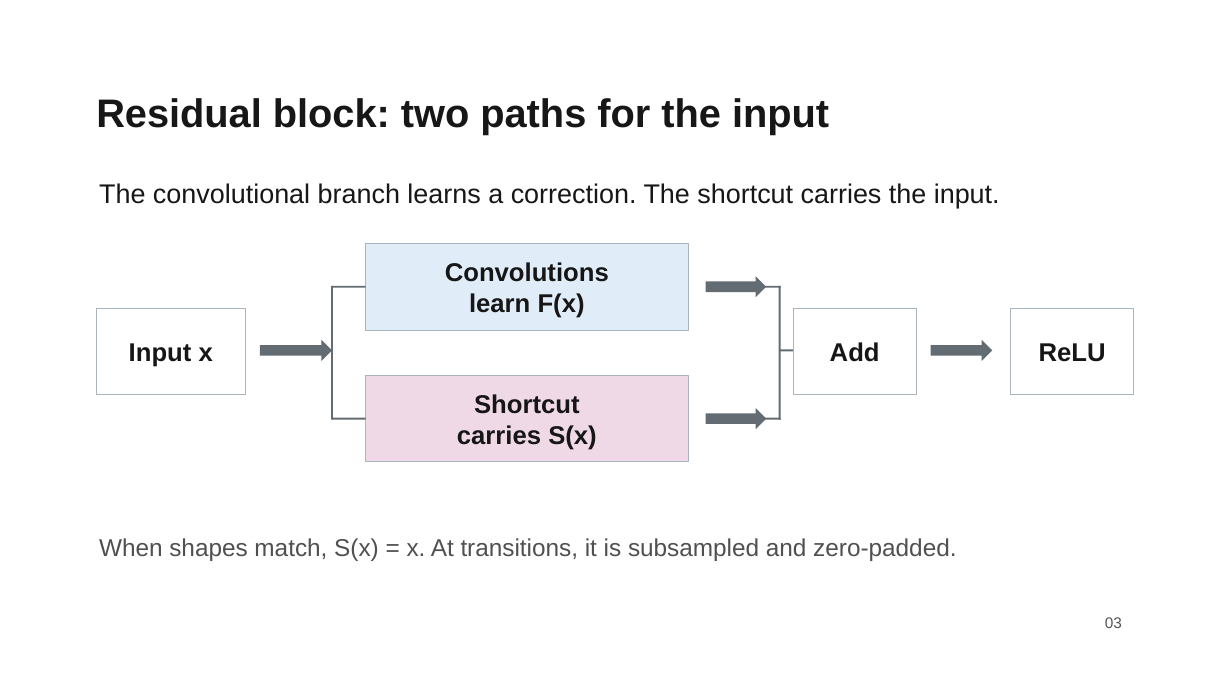
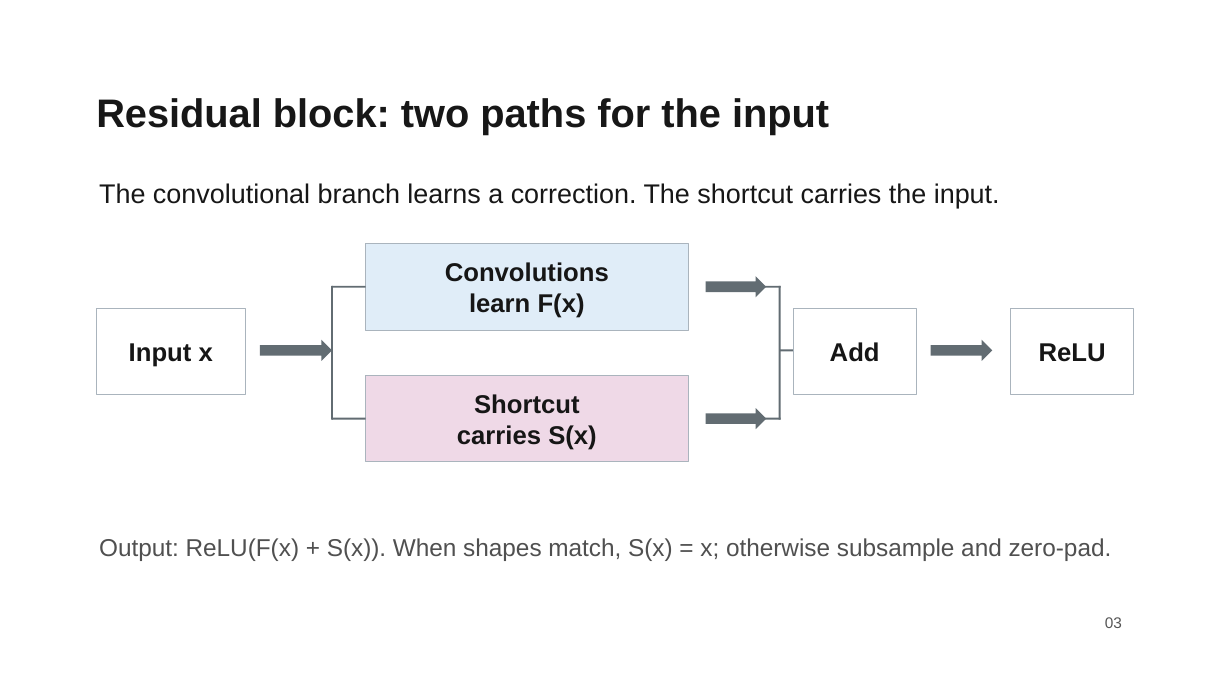
Before and after one commit to liuyanze910-svg/miae01-resnet-replication, a slide deck: slide 3 of docs/slides/week4_a_background_methods.pptx. Drawn at 1232x693 pixels with LibreOffice and Linux fonts; fonts in the diff are those of the drawing; background and template pictures are left out. Boxes give left, top, right and bottom in pixels: in the first picture for what was removed or moved away, otherwise in the second. Text is boxed around its words. In the diff, an @@ line names an element or a change of style, - is before the commit and + after.

```diff
--- a/docs/slides/week4_a_background_methods.pptx
+++ b/docs/slides/week4_a_background_methods.pptx
@@ text at (x1=99, y1=538, x2=1112, y2=561): text changed @@
-When shapes match, S(x) = x. At transitions, it is subsampled and zero-padded.
+Output: ReLU(F(x) + S(x)). When shapes match, S(x) = x; otherwise subsample and zero-pad.
```
Also in this commit, not shown: 6 other slides changed, 8 slides removed, 3 other files.
